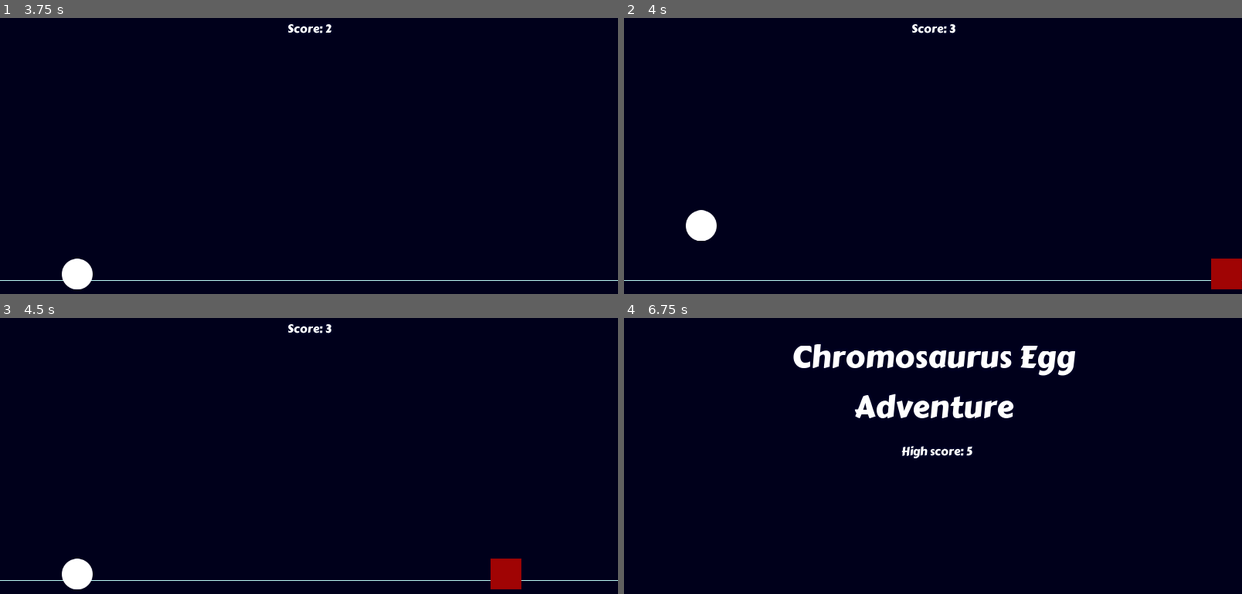
Above: before the commit, frames 1-4 (two rows, left to right).
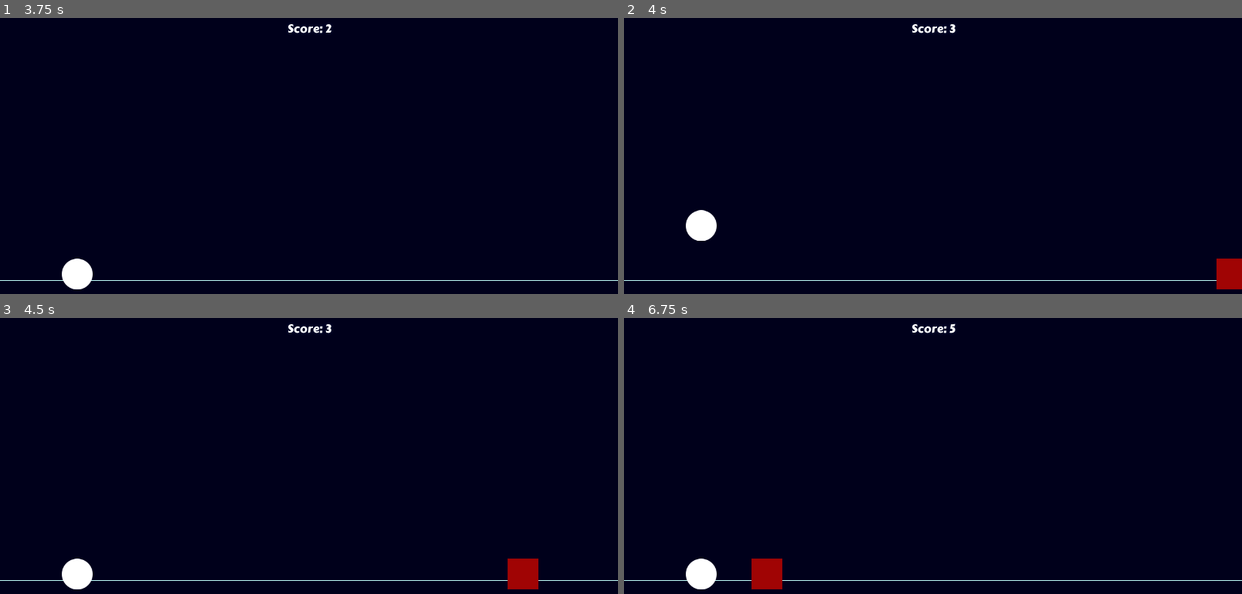
Above: after the commit, the same moments.

Repository: deutandev/Godot-Egg-Roll
Game: Godot game, scene res://src/UI/title.tscn
Two runs of this game, one before a commit and one after it. Both use one fixed random seed, a clock stepped at 60 frames per second and the inputs below.
Inputs:
- Up to frame 1 (3.75 s): tap Enter at 0.5, 2.75 s; tap Space (jump) at 0.77, 1.25, 1.52, 3.02 s
- Up to frame 2 (4 s): tap Space (jump) at 3.77 s
- Up to frame 3 (4.5 s): no input
- Up to frame 4 (6.75 s): tap Space (jump) at 4.52, 6.02 s

Frame 1 is identical in both runs. In frame 2, 0.1% of the frame differs, in the area x 95-100%, y 87-99%; in frame 3, 0.6%; in frame 4, 4.8%, in the area x 0-100%, y 1-99%.

Commit message:
Increase obstacle speed gradually

Diff:
--- a/src/Obstacles/Obstacle.gd
+++ b/src/Obstacles/Obstacle.gd
@@ -1,9 +1,12 @@
 extends Area2D
 
-var obs_speed = 400
+var obs_speed = 350
+
+
 func _process(delta):
 	position.x -= obs_speed * delta
-
+	if Global.current_score % 50 == 0:
+		obs_speed += 1
 
 
 func _on_VisibilityNotifier2D_viewport_exited(viewport):
